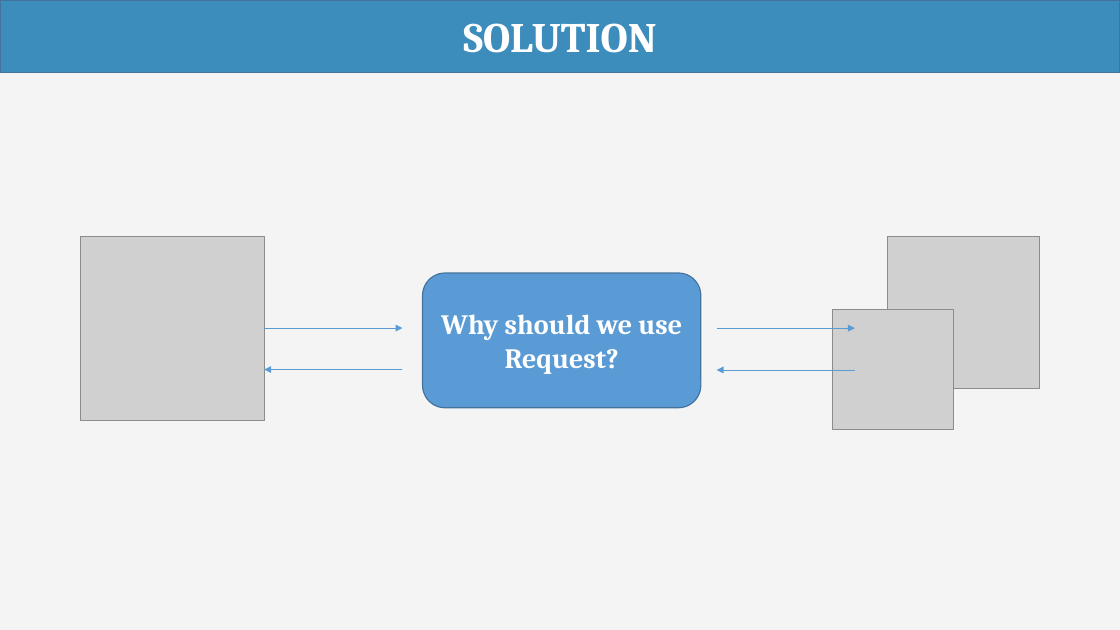
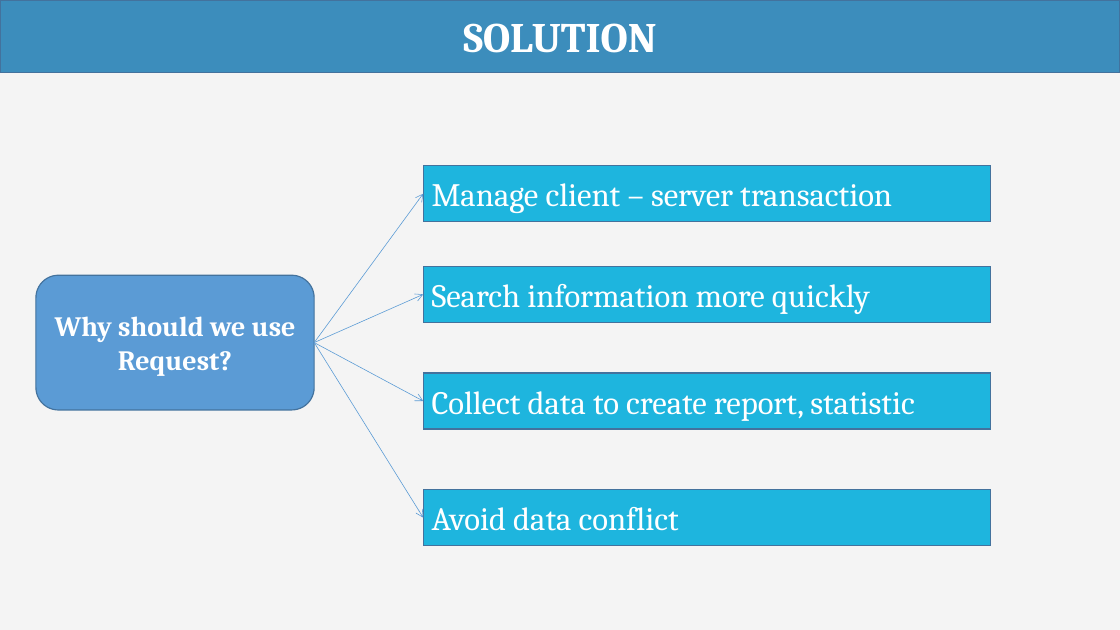
Before and after one commit to haltt051093/IMS-datacenter, a slide deck: slide 10 of Document/Presentation/IMS_20160407_Presentation.pptx (slide 9 before the commit). Drawn at 1120x630 pixels with LibreOffice and Linux fonts; fonts in the diff are those of the drawing; grey boxes stand for pictures. Boxes give left, top, right and bottom in pixels: in the first picture for what was removed or moved away, otherwise in the second. Text is boxed around its words. In the diff, an @@ line names an element or a change of style, - is before the commit and + after.

Commit message:
update presentation

```diff
--- a/Document/Presentation/IMS_20160407_Presentation.pptx
+++ b/Document/Presentation/IMS_20160407_Presentation.pptx
@@ rectangle added at bbox=[423, 166, 991, 222], fill #1EB5DE, outline #43739E 1 pt, 28 pt, text #FFFFFF @@
+Manage client – server transaction
@@ arrow added from (314, 343) to (423, 194), #5B9BD5 0.5 pt @@
@@ picture removed at bbox=[81, 236, 265, 420] @@
@@ picture removed at bbox=[888, 236, 1040, 388] @@
@@ rectangle added at bbox=[423, 266, 991, 323], fill #1EB5DE, outline #43739E 1 pt, 28 pt, text #FFFFFF @@
+Search information more quickly
@@ rounded rectangle "Why should we use Request?": place and size @@
-rounded rectangle "Why should we use Request?" at bbox=[423, 273, 701, 408]
+rounded rectangle "Why should we use Request?" at bbox=[36, 276, 314, 410]
@@ arrow moved from (265, 329) - (402, 329) to (314, 343) - (423, 294) @@
@@ arrow (314, 343) - (423, 294): arrowheads changed @@
@@ arrow removed from (717, 329) to (855, 329) @@
@@ picture removed at bbox=[833, 309, 954, 430] @@
@@ arrow moved from (402, 370) - (265, 370) to (314, 343) - (423, 401) @@
@@ arrow (314, 343) - (423, 401): arrowheads changed @@
@@ arrow added from (314, 343) to (423, 518), #5B9BD5 0.5 pt @@
@@ rectangle added at bbox=[423, 373, 991, 429], fill #1EB5DE, outline #43739E 1 pt, 28 pt, text #FFFFFF @@
+Collect data to create report, statistic
@@ arrow removed from (855, 370) to (717, 370) @@
@@ rectangle added at bbox=[423, 490, 991, 546], fill #1EB5DE, outline #43739E 1 pt, 28 pt, text #FFFFFF @@
+Avoid data conflict
```
Also in this commit, not shown: 11 other slides changed, 36 slides added, 8 slides removed.
